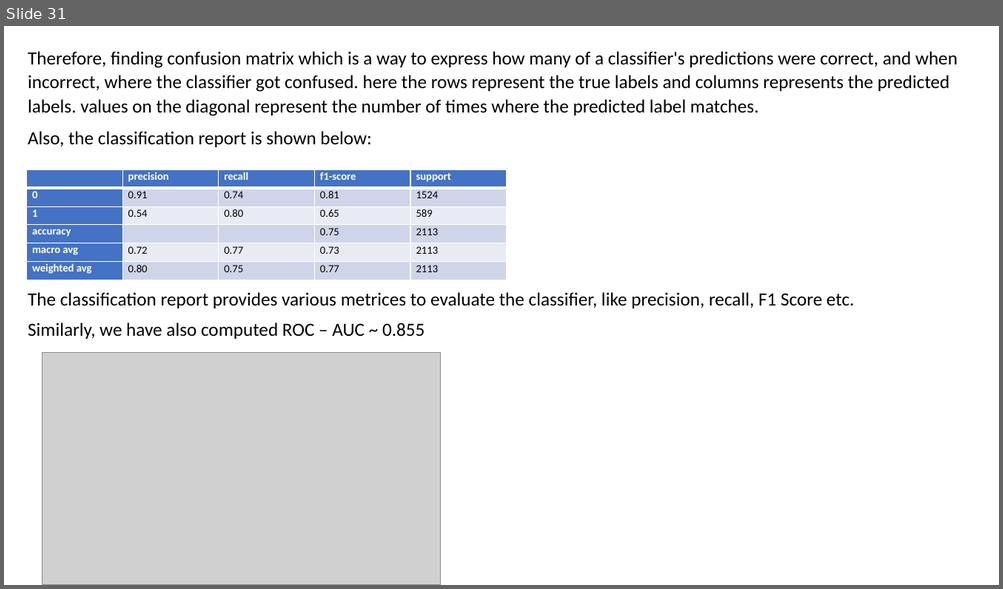
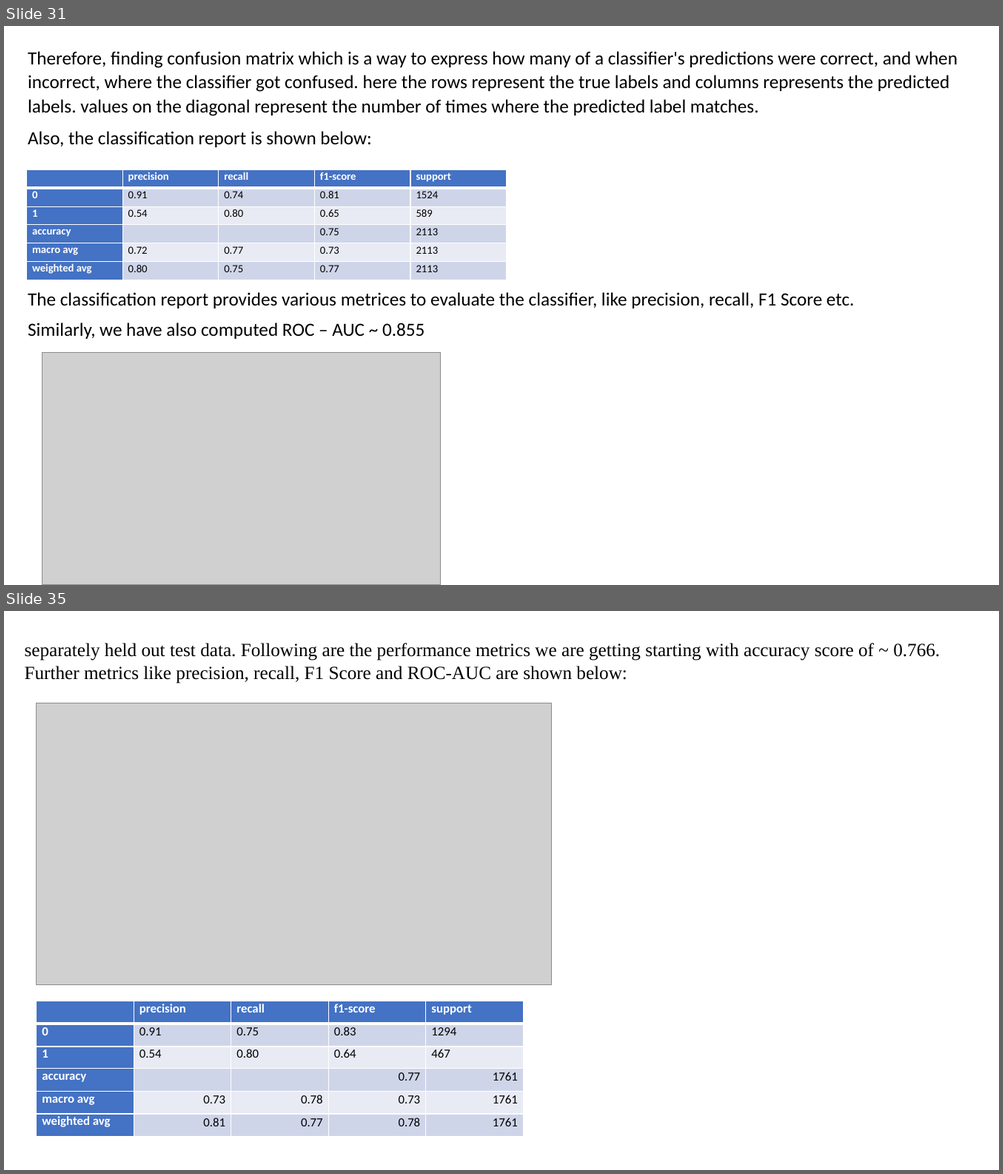
Before and after one commit to samarth-malhotra/Dissertation, a slide deck: Customer Churn Prediction in Telecom using Machine Learning.pptx. Shown one above the other, each under a label of ours: slide 31 before the commit, slides 31 and 35 after it; the slides between them are not shown. The pictures are 1003x589 and 1003x1174 pixels, drawn with LibreOffice and Linux fonts; fonts in the diff are those of the drawing; grey boxes stand for pictures. Boxes give left, top, right and bottom in pixels: in the first picture for what was removed or moved away, otherwise in the second. Text is boxed around its words. In the diff, an @@ line names an element or a change of style, - is before the commit and + after.

```diff
--- a/Customer Churn Prediction in Telecom using Machine Learning.pptx
+++ b/Customer Churn Prediction in Telecom using Machine Learning.pptx
@@ slide 35 added at box(4, 611, 999, 1170), background #FFFFFF @@
@@ text added at box(25, 643, 939, 684), 18 pt, text #000000 @@
+separately held out test data. Following are the performance metrics we are getting starting with accuracy score of ~ 0.766. Further metrics like precision, recall, F1 Score and ROC-AUC are shown below:
@@ picture added at box(36, 703, 551, 985) @@
@@ table added at box(36, 1001, 521, 1137), 6 rows, 5 columns @@
+ | precision | recall | f1-score | support
+0 | 0.91 | 0.75 | 0.83 | 1294
+1 | 0.54 | 0.80 | 0.64 | 467
+accuracy |  |  | 0.77 | 1761
+macro avg | 0.73 | 0.78 | 0.73 | 1761
+weighted avg | 0.81 | 0.77 | 0.78 | 1761
```
Also in this commit, not shown: 3 slides changed, 12 other slides added, 3 other files.
